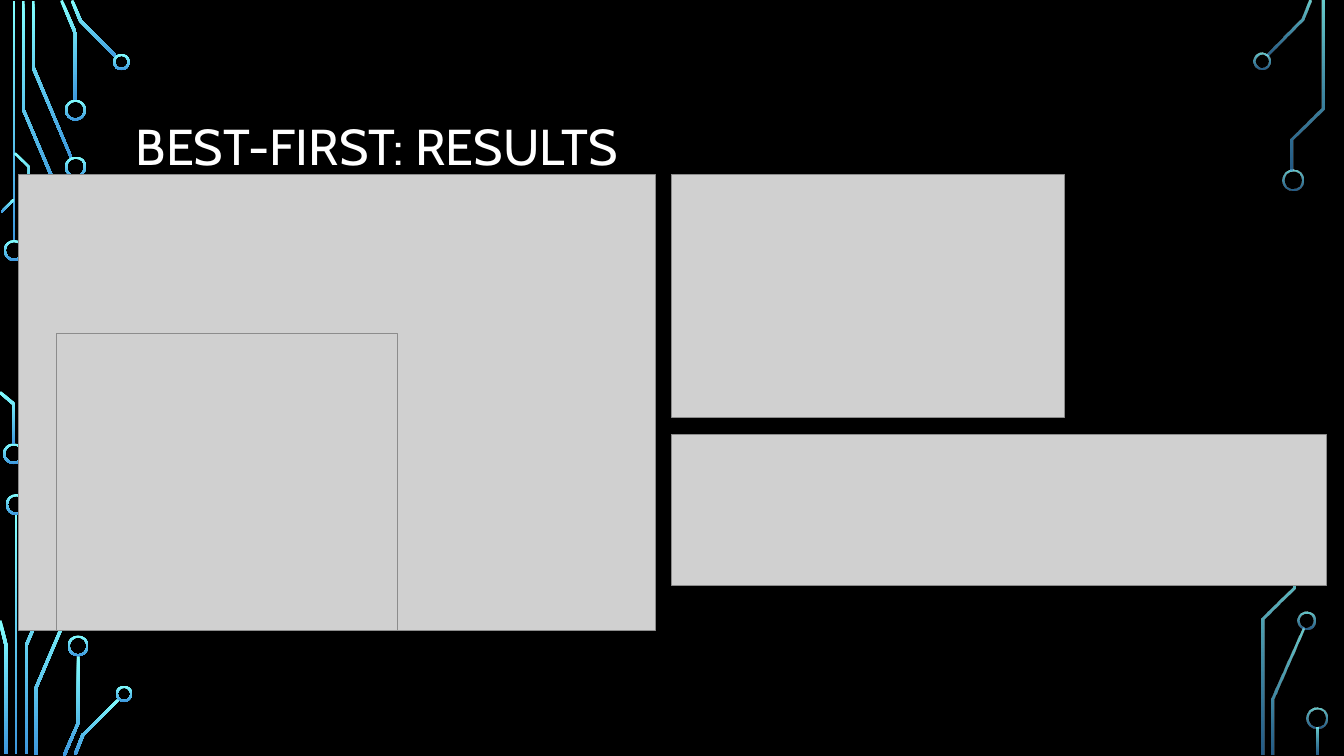
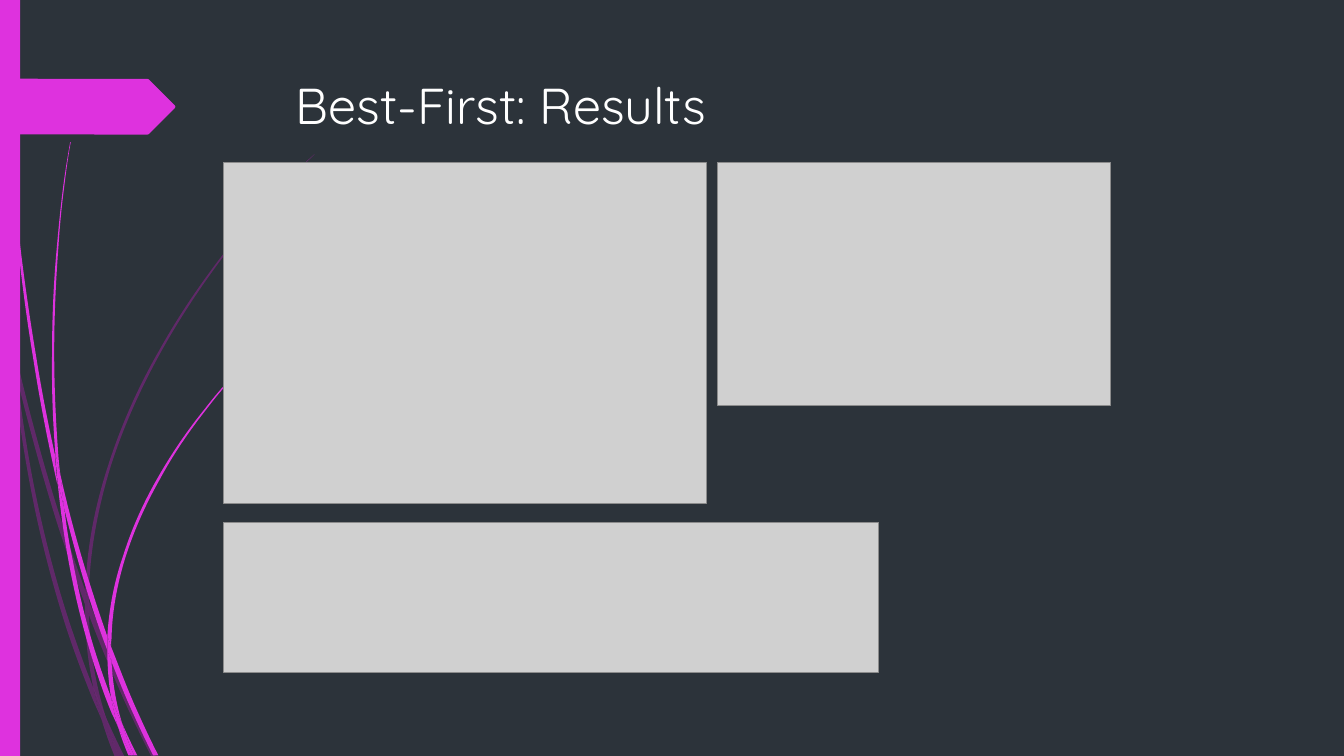
Before and after one commit to x-mizu/CM-and-AI-Coursework-2, a slide deck: slide 8 of Presentation/Presentation Group 14.pptx. Drawn at 1344x756 pixels with LibreOffice and Linux fonts; fonts in the diff are those of the drawing; grey boxes stand for pictures; background and template pictures are left out. Boxes give left, top, right and bottom in pixels: in the first picture for what was removed or moved away, otherwise in the second. Text is boxed around its words. In the diff, an @@ line names an element or a change of style, - is before the commit and + after.

```diff
--- a/Presentation/Presentation Group 14.pptx
+++ b/Presentation/Presentation Group 14.pptx
@@ background picture (left out) to #2C333A @@
@@ rectangle added at (0,0,20,756), fill #DE32DE @@
@@ freeform shape added at (0,79,175,134), fill #DE32DE @@
@@ title "Best-First: Results" at (296,86,707,125): vertical alignment middle to top @@
@@ title at (296,86,707,125): text changed; font Cabin to Quicksand @@
-BEST-FIRST: RESULTS
+Best-First: Results
@@ picture: place and size @@
-picture at (18,174,655,630)
+picture at (223,162,706,503)
@@ picture: place and size @@
-picture at (671,174,1065,417)
+picture at (718,162,1111,405)
@@ picture removed at (56,334,398,631) @@
@@ fill gradient #82FFFF to #3D97DE to #DE32DE in 5 elements at (111,697,134,755), (107,636,111,661), (123,725,138,756), (57,481,118,728), (55,453,65,509) @@
@@ freeform shape: place and size @@
-freeform shape at (0,391,15,445)
+freeform shape at (55,453,65,509)
@@ freeform shape: place and size @@
-freeform shape at (24,556,65,754)
+freeform shape at (57,481,118,728)
@@ picture: place and size @@
-picture at (671,435,1327,585)
+picture at (223,522,878,673)
@@ freeform shape at (85,604,106,717): fill gradient #82FFFF to #3D97DE to #B01CB0 at 40% opacity @@
@@ freeform shape: place and size @@
-freeform shape at (63,655,80,756)
+freeform shape at (85,604,106,717)
@@ freeform shape: place and size @@
-freeform shape at (34,598,76,755)
+freeform shape at (89,601,156,756)
@@ freeform shape at (89,601,156,756): fill gradient #82FFFF to #3D97DE to #B01CB0 at 40% opacity @@
@@ freeform shape: place and size @@
-freeform shape at (68,635,89,656)
+freeform shape at (107,636,111,661)
@@ group added at (3,0,262,756): 7 freeform shapes @@
@@ group added at (0,154,315,756): 8 freeform shapes @@
@@ freeform shape: place and size @@
-freeform shape at (74,698,120,755)
+freeform shape at (111,697,134,755)
@@ freeform shape: place and size @@
-freeform shape at (116,686,133,702)
+freeform shape at (123,725,138,756)
@@ group removed at (0,0,1328,755): 21 freeform shapes, 3 rectangles @@
```
Also in this commit, not shown: 9 other slides changed.
